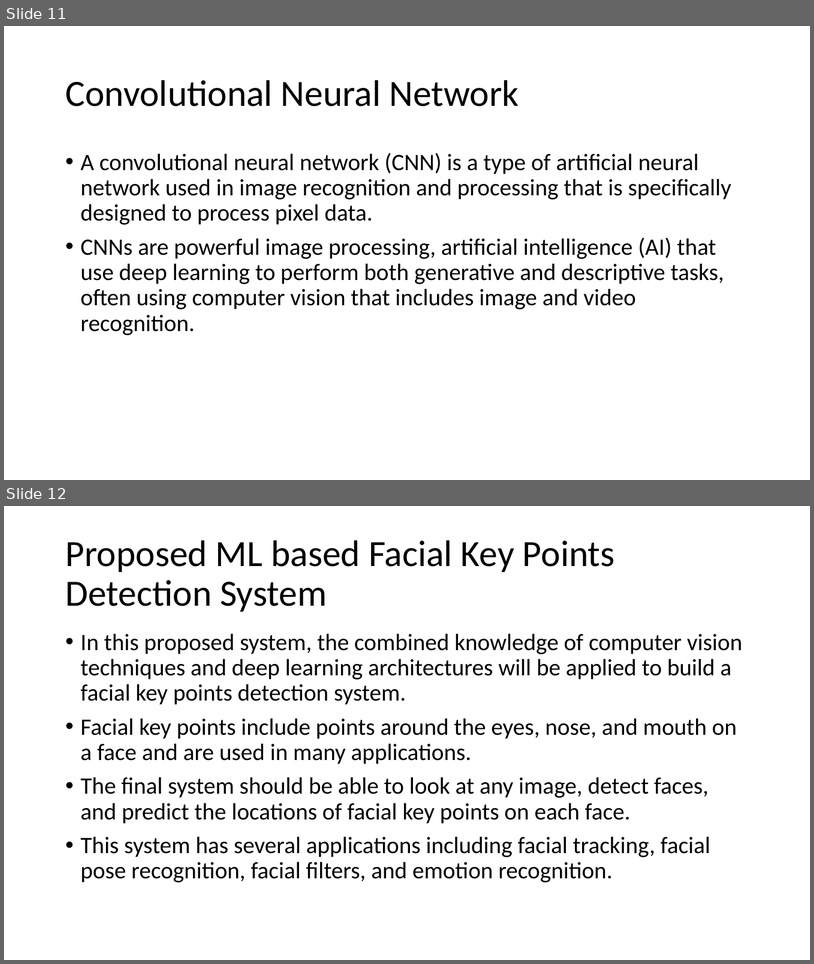
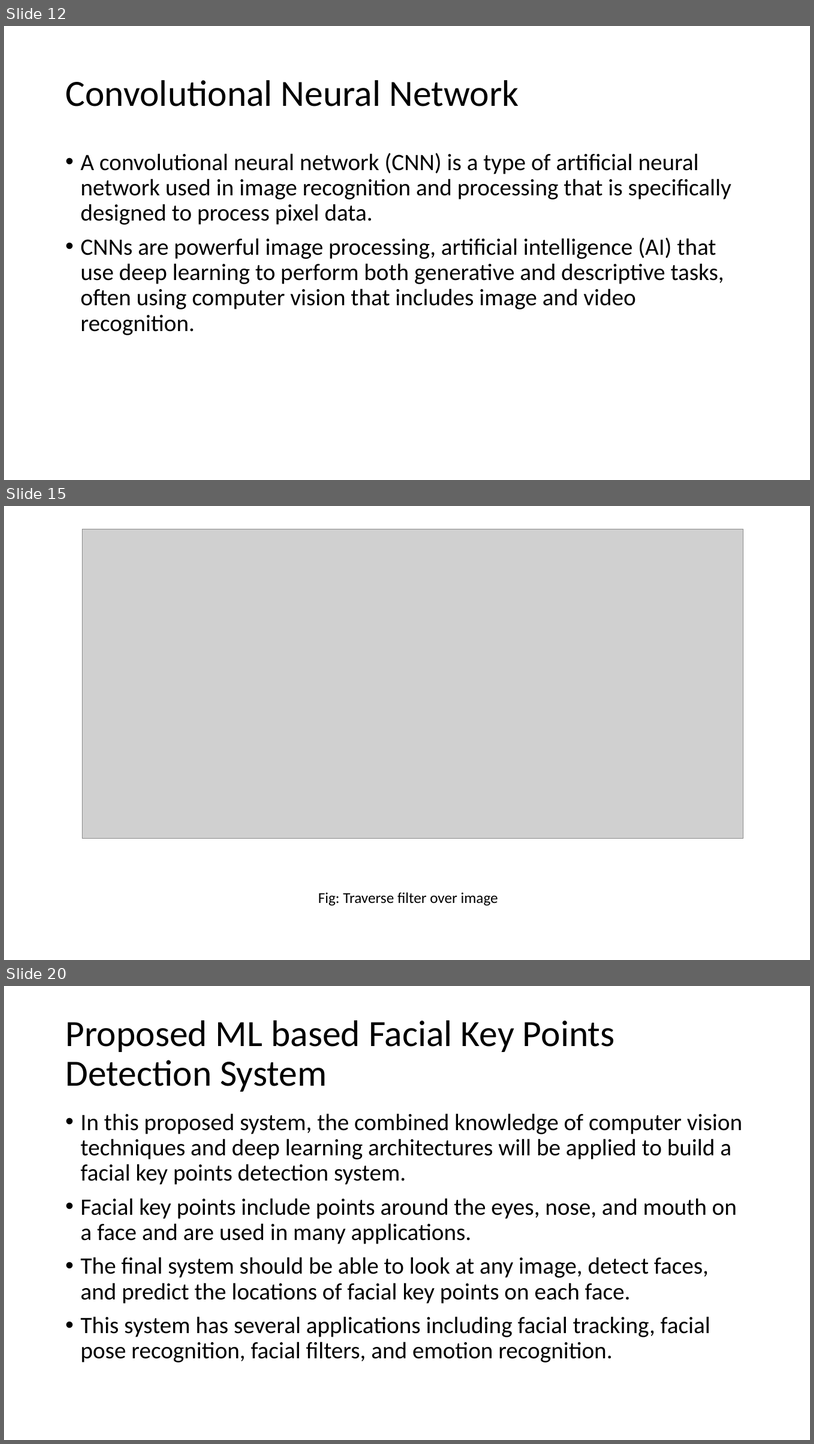
Before and after one commit to IkramulMurad/Face-detection, a slide deck: Book/Facial Key-points Detection.pptx. Shown one above the other, each under a label of ours: slides 11 and 12 before the commit, slides 12, 15 and 20 after it; the slides between them are not shown. The pictures are 814x964 and 814x1444 pixels, drawn with LibreOffice and Linux fonts; fonts in the diff are those of the drawing; grey boxes stand for pictures. Boxes give left, top, right and bottom in pixels: in the first picture for what was removed or moved away, otherwise in the second. Text is boxed around its words. In the diff, an @@ line names an element or a change of style, - is before the commit and + after.

```diff
--- a/Book/Facial Key-points Detection.pptx
+++ b/Book/Facial Key-points Detection.pptx
@@ slide 15 added at (4, 506, 810, 960), background #FFFFFF @@
@@ picture added at (83, 529, 744, 838) @@
@@ text added at (318, 892, 498, 906), 18 pt, text #000000 @@
+Fig: Traverse filter over image
@@ what was slide 11 is now slide 12 @@
@@ what was slide 12 is now slide 20 @@
```
Also in this commit, not shown: 8 other slides added.
